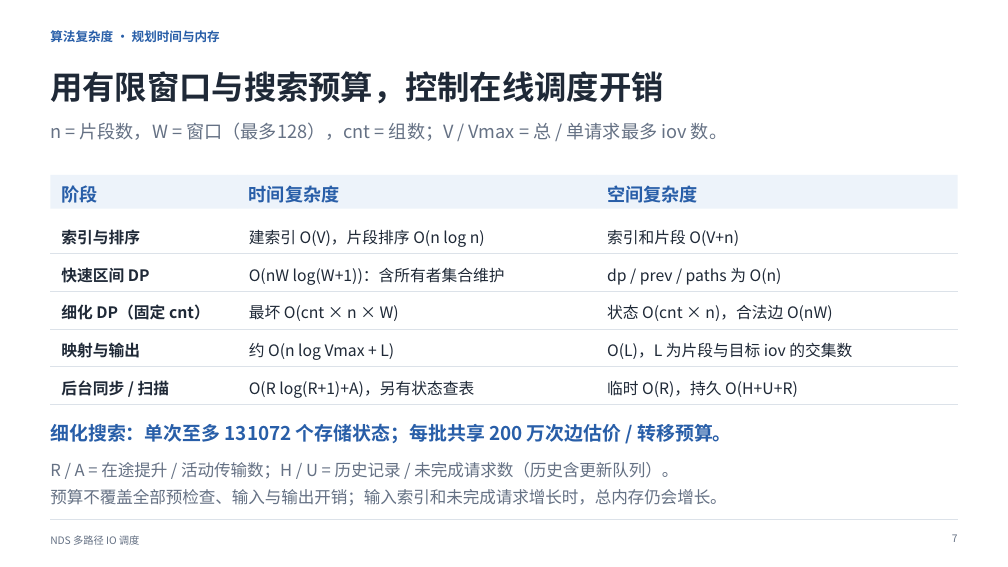
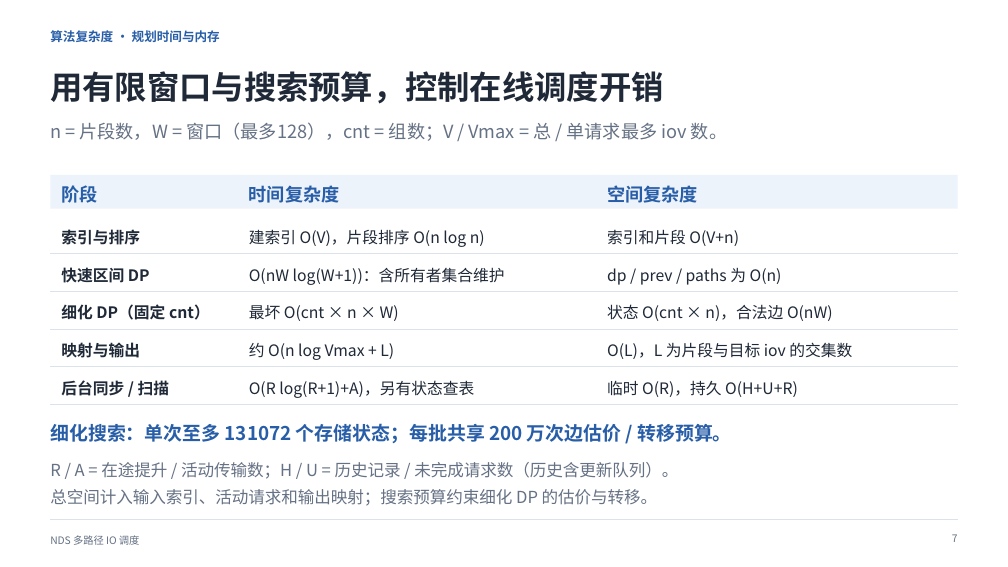
Before and after one commit to dpj135/hackathon, a slide deck: slide 8 of submissions/kaisennhu/07_答辩PPT/答辩介绍.pptx. Drawn at 1008x567 pixels with LibreOffice and Linux fonts; fonts in the diff are those of the drawing. Boxes give left, top, right and bottom in pixels: in the first picture for what was removed or moved away, otherwise in the second. Text is boxed around its words. In the diff, an @@ line names an element or a change of style, - is before the commit and + after.

```diff
--- a/submissions/kaisennhu/07_答辩PPT/答辩介绍.pptx
+++ b/submissions/kaisennhu/07_答辩PPT/答辩介绍.pptx
@@ text at [50,489,658,506]: text changed @@
-预算不覆盖全部预检查、输入与输出开销；输入索引和未完成请求增长时，总内存仍会增长。
+总空间计入输入索引、活动请求和输出映射；搜索预算约束细化 DP 的估价与转移。
```
Also in this commit, not shown: 2 other slides changed, 2 other files.
